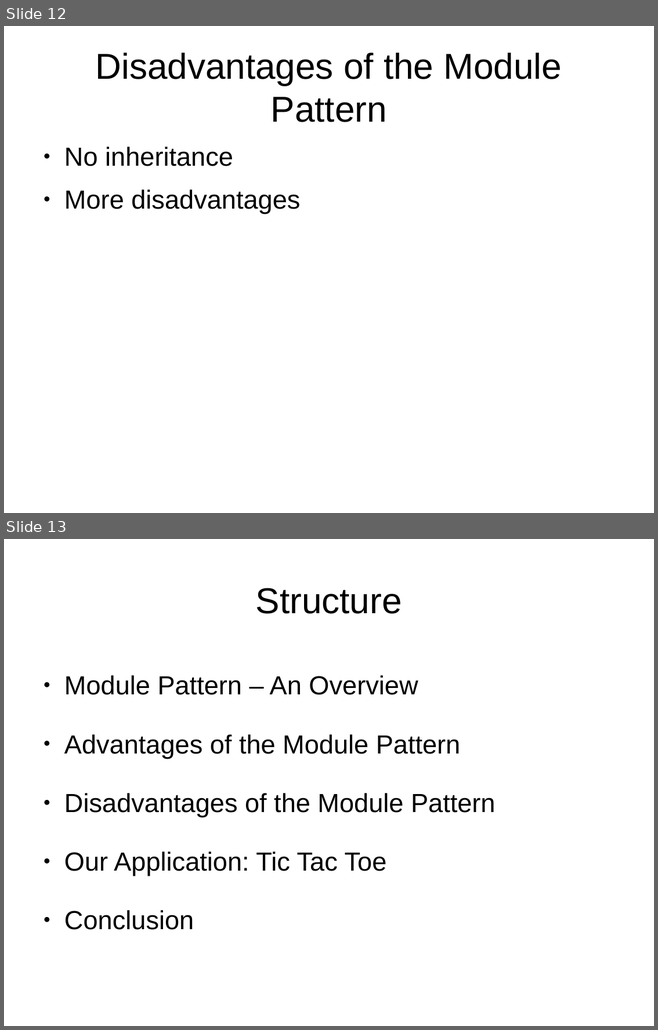
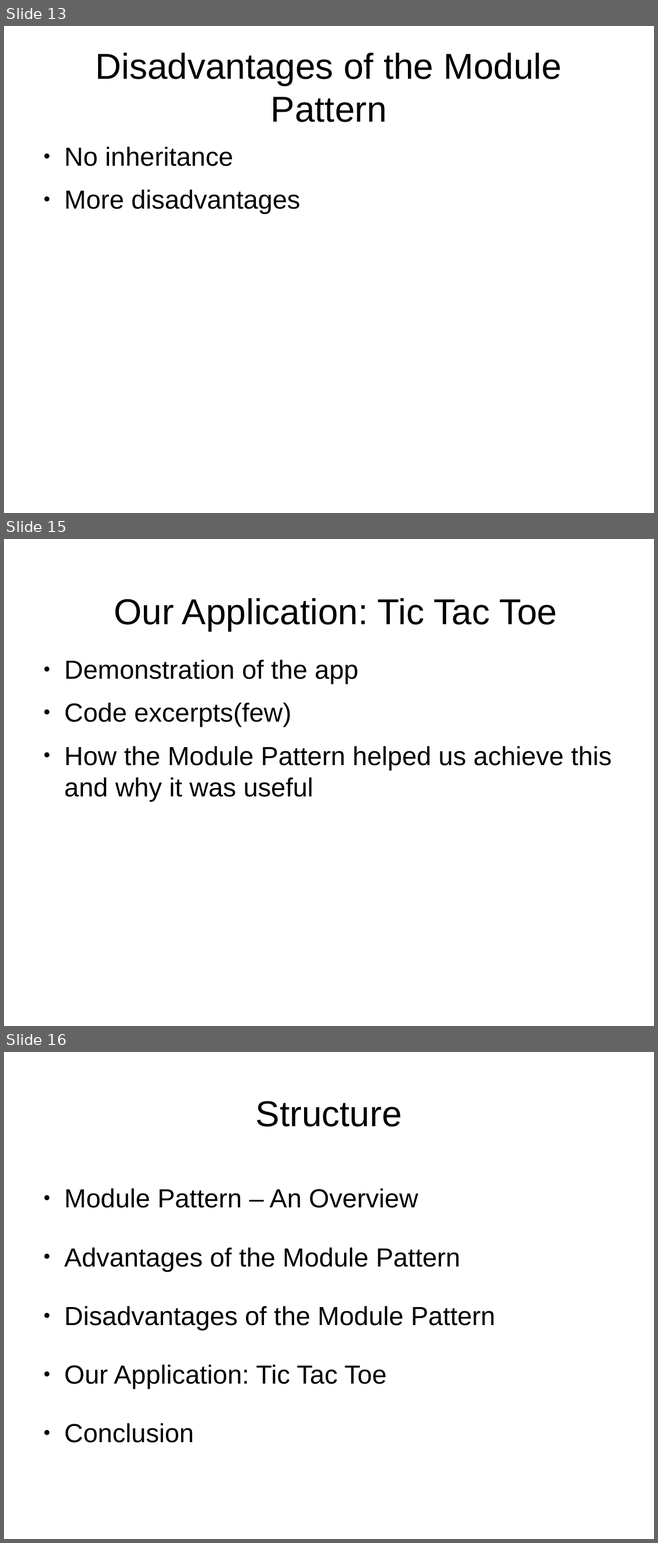
Before and after one commit to sattler/javascript-seminar-2015, a slide deck: presentation/Presentation.odp. Shown one above the other, each under a label of ours: slides 12 and 13 before the commit, slides 13, 15 and 16 after it; the slides between them are not shown. The pictures are 658x1030 and 658x1543 pixels, drawn with LibreOffice and Linux fonts; fonts in the diff are those of the drawing. Boxes give left, top, right and bottom in pixels: in the first picture for what was removed or moved away, otherwise in the second. Text is boxed around its words. In the diff, an @@ line names an element or a change of style, - is before the commit and + after.

```diff
--- a/presentation/Presentation.odp
+++ b/presentation/Presentation.odp
@@ slide 15 added at (4,539,654,1026), background #FFFFFF @@
@@ title added at (114,598,557,631), 44 pt, text #000000 @@
+Our Application: Tic Tac Toe
@@ text added at (64,660,611,801), 32 pt, text #000000 @@
+● Demonstration of the app
+● Code excerpts(few)
+● How the Module Pattern helped us achieve this and why it was useful
@@ what was slide 12 is now slide 13 @@
@@ what was slide 13 is now slide 16 @@
```
Also in this commit, not shown: 2 other slides added.
